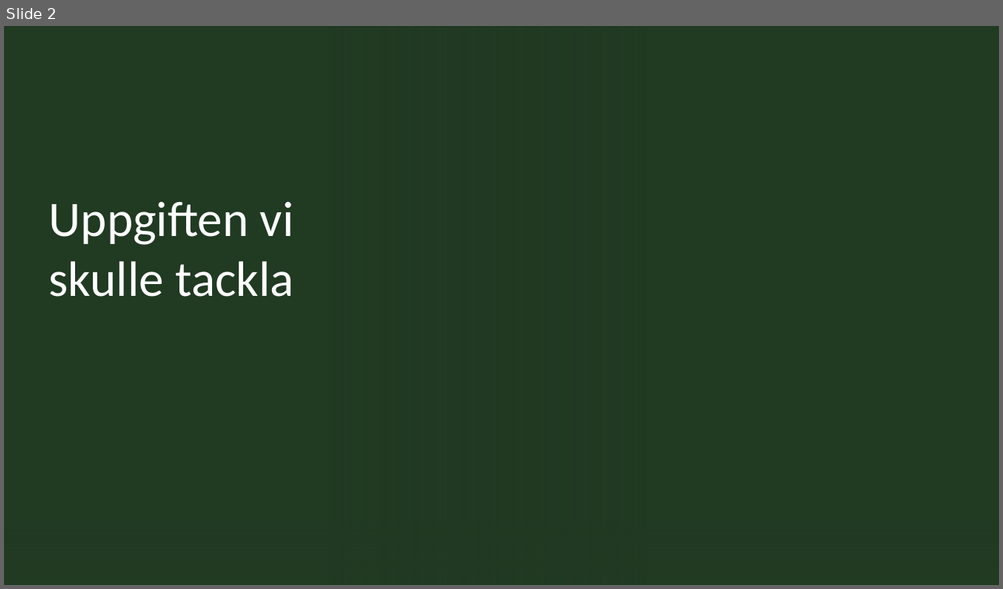
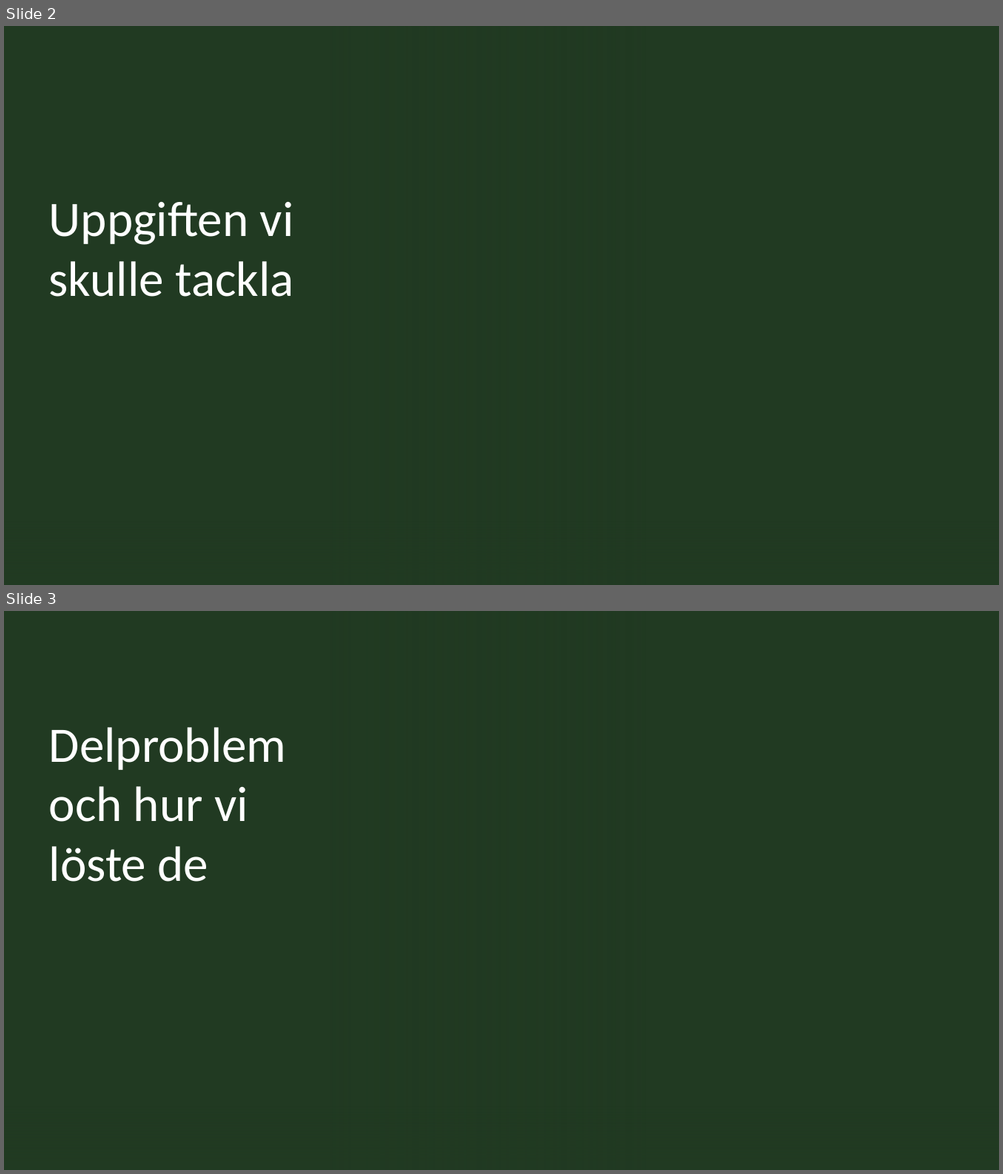
Before and after one commit to Sjofil/HASAB-IDA3, a slide deck: Slutredovisning.pptx. Shown one above the other, each under a label of ours: slide 2 before the commit, slides 2 and 3 after it. The pictures are 1003x589 and 1003x1174 pixels, drawn with LibreOffice and Linux fonts; fonts in the diff are those of the drawing; background and template pictures are left out. Boxes give left, top, right and bottom in pixels: in the first picture for what was removed or moved away, otherwise in the second. Text is boxed around its words. In the diff, an @@ line names an element or a change of style, - is before the commit and + after.

```diff
--- a/Slutredovisning.pptx
+++ b/Slutredovisning.pptx
@@ slide 3 added at box(4, 611, 999, 1170), background picture (left out) @@
@@ rectangle added at box(4, 611, 999, 1170), fill #213A22 @@
@@ rectangle added at box(4, 611, 646, 1170), fill gradient #213A22 @@
@@ title added at box(49, 727, 287, 882), 48 pt, text #FFFFFF @@
+Delproblem och hur vi löste de
@@ rectangle added at box(4, 1082, 999, 1170), fill gradient #213A22 @@
```
Also in this commit, not shown: 1 slide changed, 3 other slides added.
